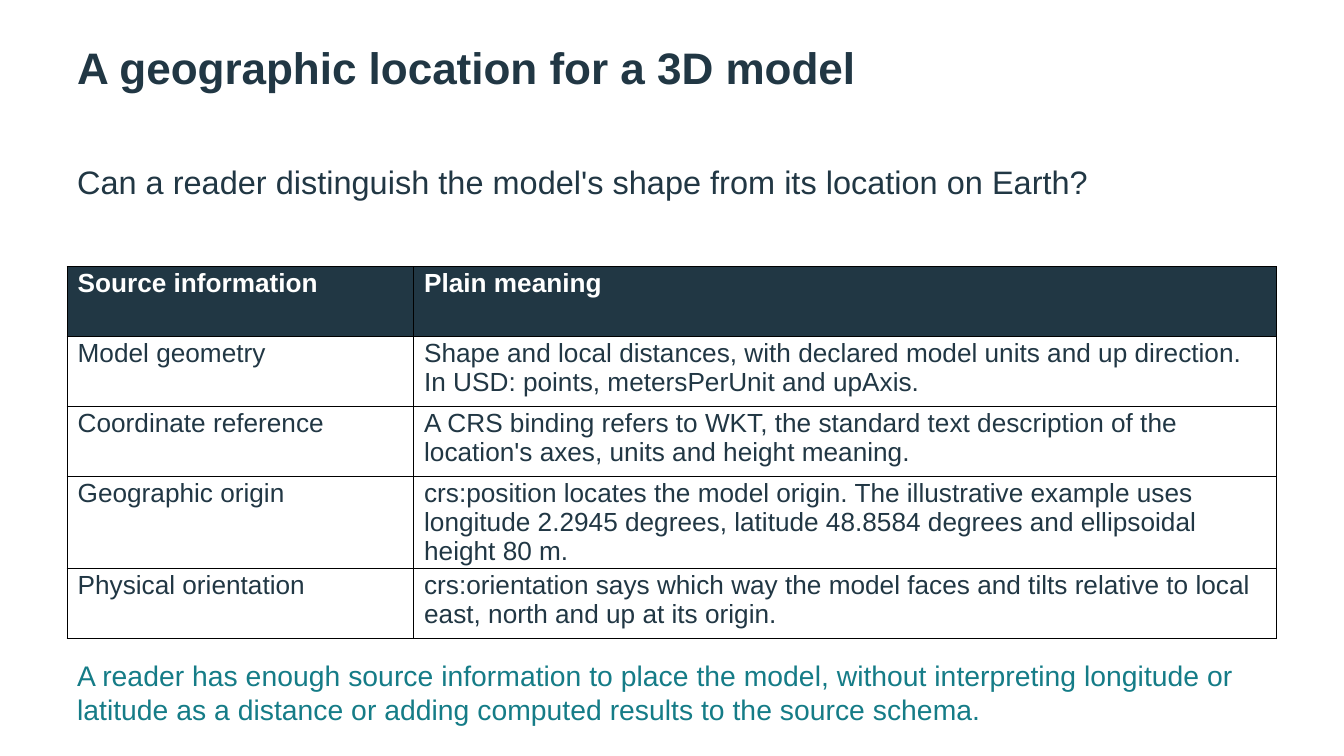
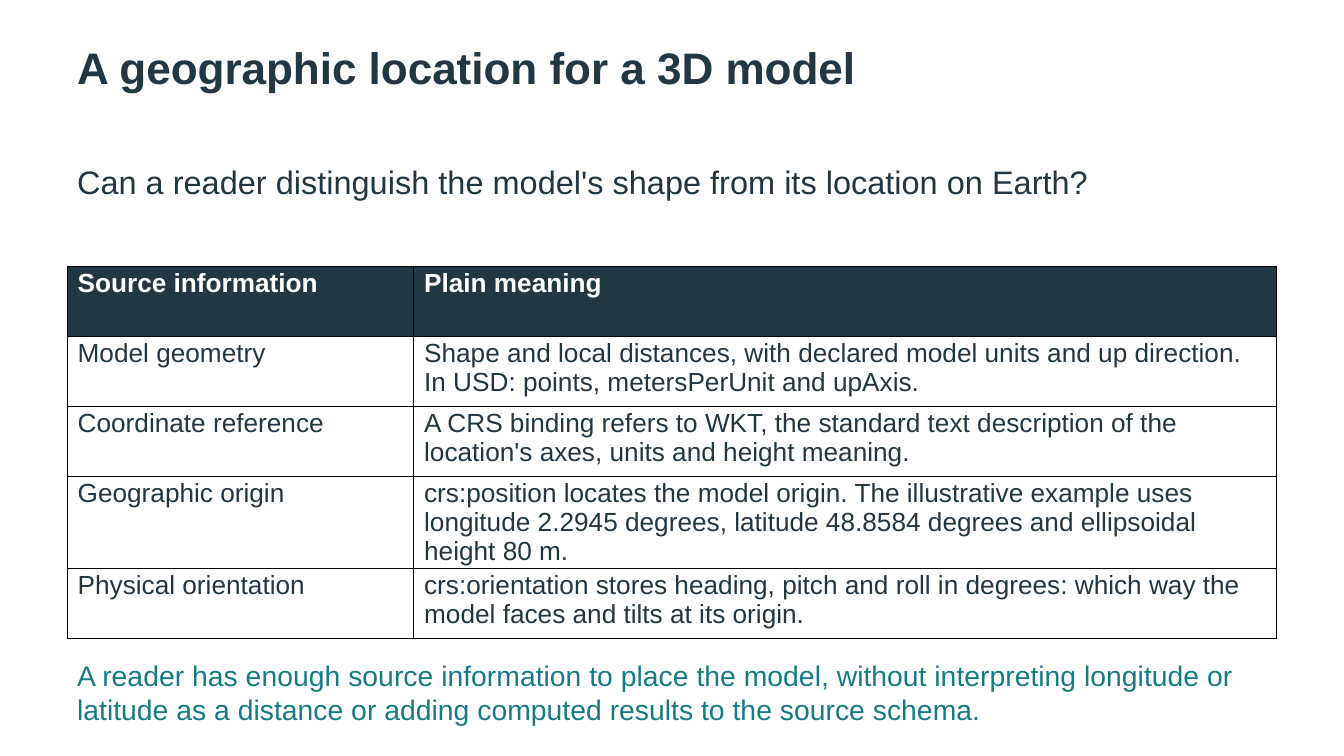
Before and after one commit to asluk/OpenUSD, a slide deck: slide 2 of extras/usd/examples/usdGeospatialBuild/delivery/geospatial-build.pptx. Drawn at 1344x756 pixels with LibreOffice and Linux fonts; fonts in the diff are those of the drawing. Boxes give left, top, right and bottom in pixels: in the first picture for what was removed or moved away, otherwise in the second. Text is boxed around its words. In the diff, an @@ line names an element or a change of style, - is before the commit and + after.

Commit message:
Deliver local HPR build evidence and coherent proposal assessment

```diff
--- a/extras/usd/examples/usdGeospatialBuild/delivery/geospatial-build.pptx
+++ b/extras/usd/examples/usdGeospatialBuild/delivery/geospatial-build.pptx
@@ table at (x1=68, y1=267, x2=1277, y2=633) @@
-row 5, column 2: crs:orientation says which way the model faces and tilts relative to local east, north and up at its origin.
+row 5, column 2: crs:orientation stores heading, pitch and roll in degrees: which way the model faces and tilts at its origin.
```
Also in this commit, not shown: 5 other slides changed, 40 other files.
